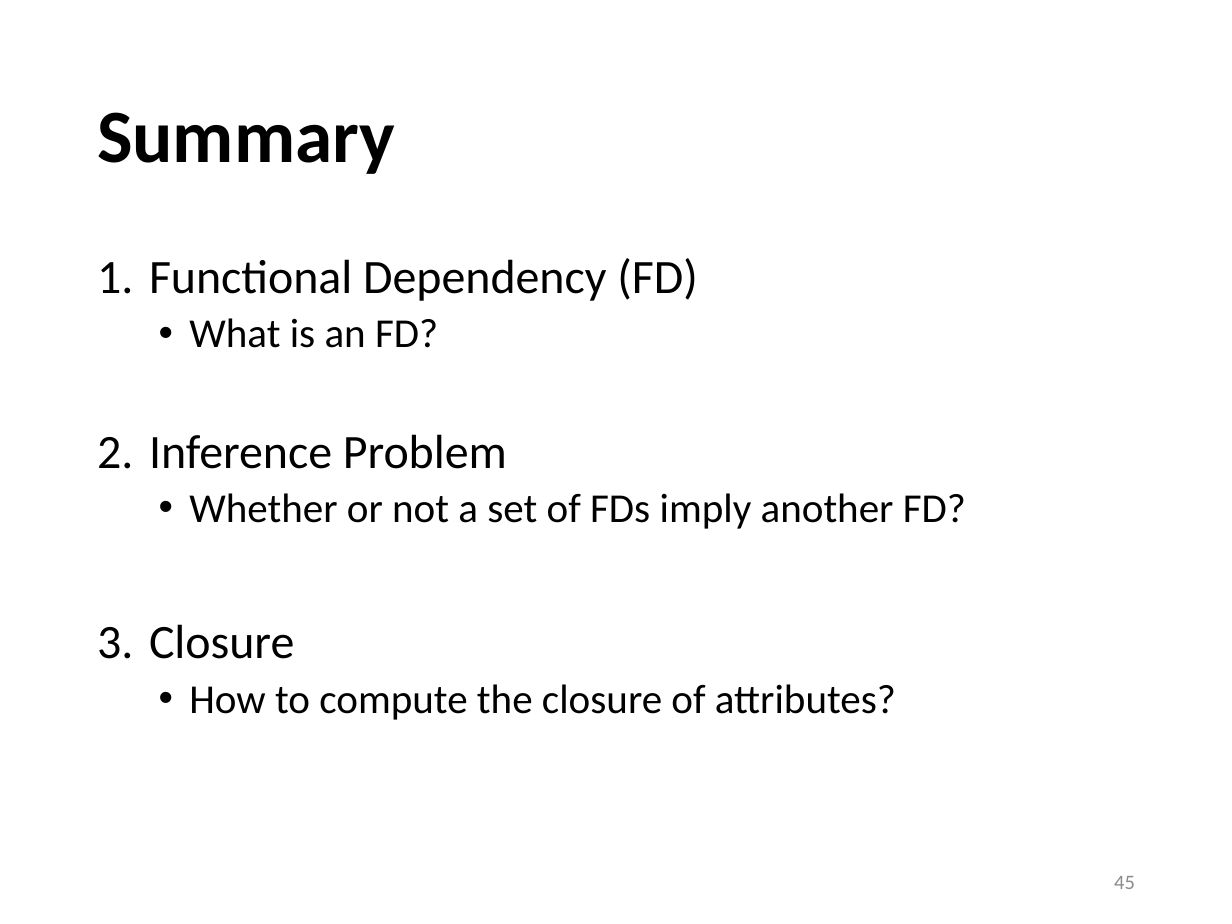
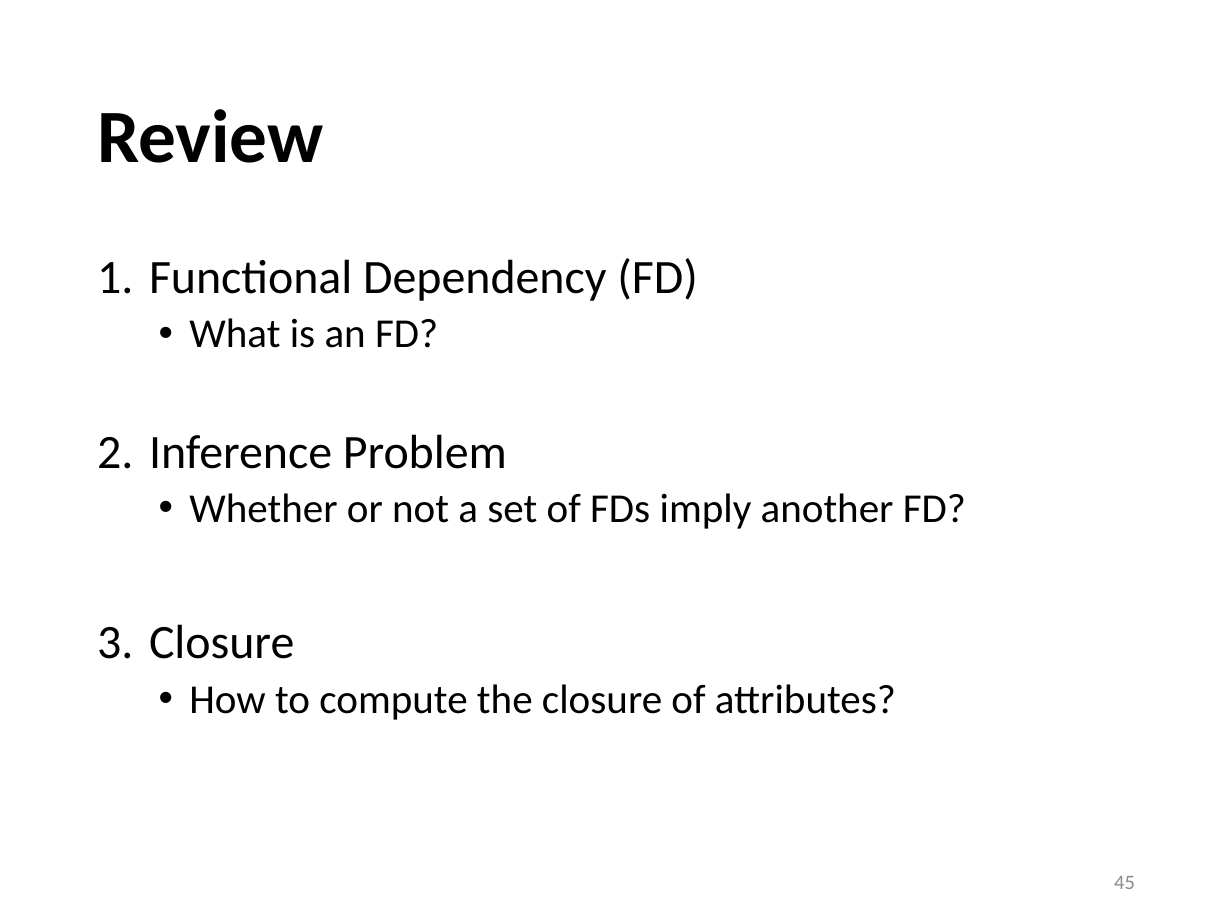
Before and after one commit to sfu-db/cmpt354, a slide deck: slide 45 of Lectures/lec9-design-theory.pptx. Drawn at 1232x924 pixels with LibreOffice and Linux fonts; fonts in the diff are those of the drawing. Boxes give left, top, right and bottom in pixels: in the first picture for what was removed or moved away, otherwise in the second. Text is boxed around its words. In the diff, an @@ line names an element or a change of style, - is before the commit and + after.

```diff
--- a/Lectures/lec9-design-theory.pptx
+++ b/Lectures/lec9-design-theory.pptx
@@ title at box(97, 109, 324, 163): text changed @@
-Summary
+Review
```
Also in this commit, not shown: 2 other slides changed, 31 slides added, 1 other file.
